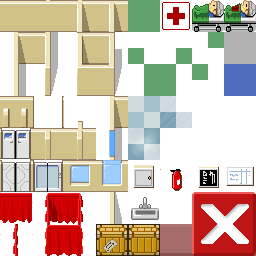
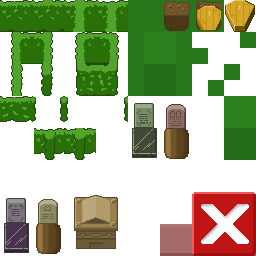
Layered file, before and after one edit (256 x 256). Changes by layer:
hid "shadows_tall" over [19, 5, 256, 224]
hid "walls_tall", painted on it over [0, 0, 256, 256]
hid "shadow_trolleys" over [192, 24, 256, 32]
showed group "cemetry_set" (2 layers) over [0, 0, 256, 256]
painted on "cemetry" over [0, 23, 256, 256]
